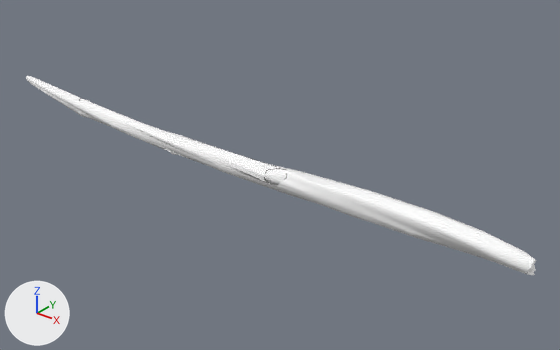
The glTF model EverythingLibraryBrowser/models/trees/trees-dead-trees-wood-dead-branch/trees-dead-trees-wood-dead-branch_v7.glb, before and after one commit.
The view is the same before and after, from a 50 mm camera at (1.135, -1.223, 0.798) aimed at (0.108, 0.061, 0.002). Every picture has the same lights, and +X, +Y and +Z are marked at lower left. The picture after the commit comes second. Vertices at exactly the same position are counted once.

Objects in the first picture: 'Dead Branch_v7'.
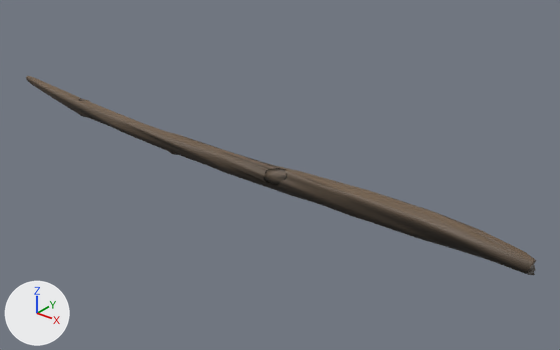
The newer file is also turned or shifted as a whole; pictures and numbers use the older file's frame.

Where the change shows, as pixel boxes (x1, y1, x2, y2) in the pictures (560 x 350 px):
part 1 of me_mesh_007, recoloured: (26, 76, 536, 275) in both

What the commit changed:
me_mesh_007 has 589 vertices, 1029 faces and spans x -0.75..0.75, y -0.04..0.04, z 0.0..0.09.
me_mesh_007 is used by ob_dead_branch_v7; location (0.0, 0.0, 0.0).
me_mesh_007 part 1: 1029 faces centred in x -0.75..0.75, y -0.04..0.04, z 0.0..0.09 are repainted in the vertex colours; the middle colour goes from white #ffffff to brown #3a3026.
